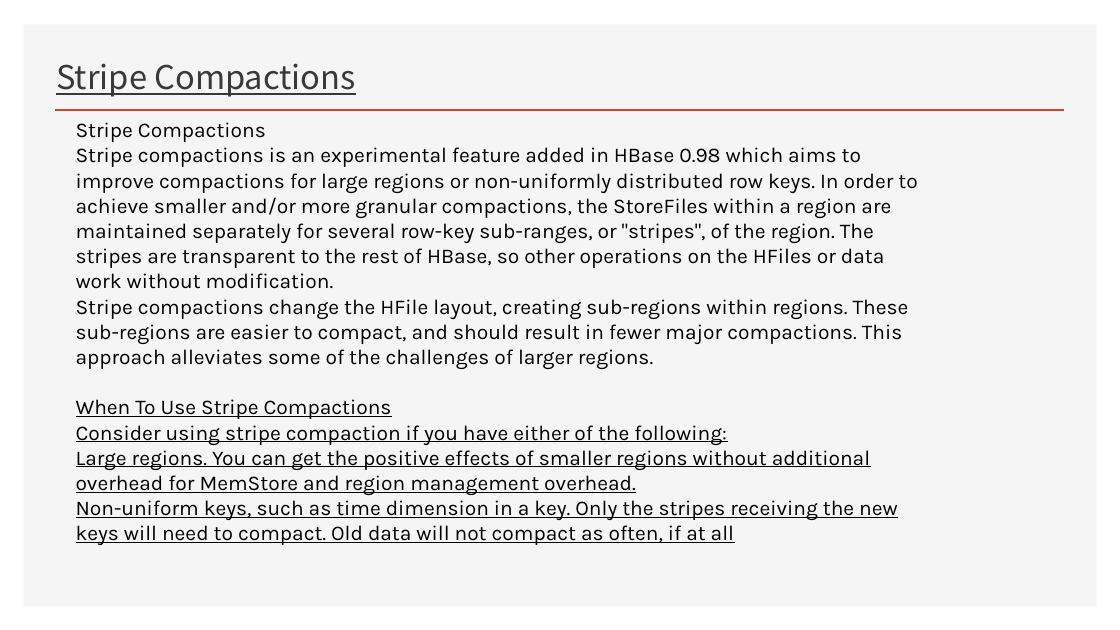
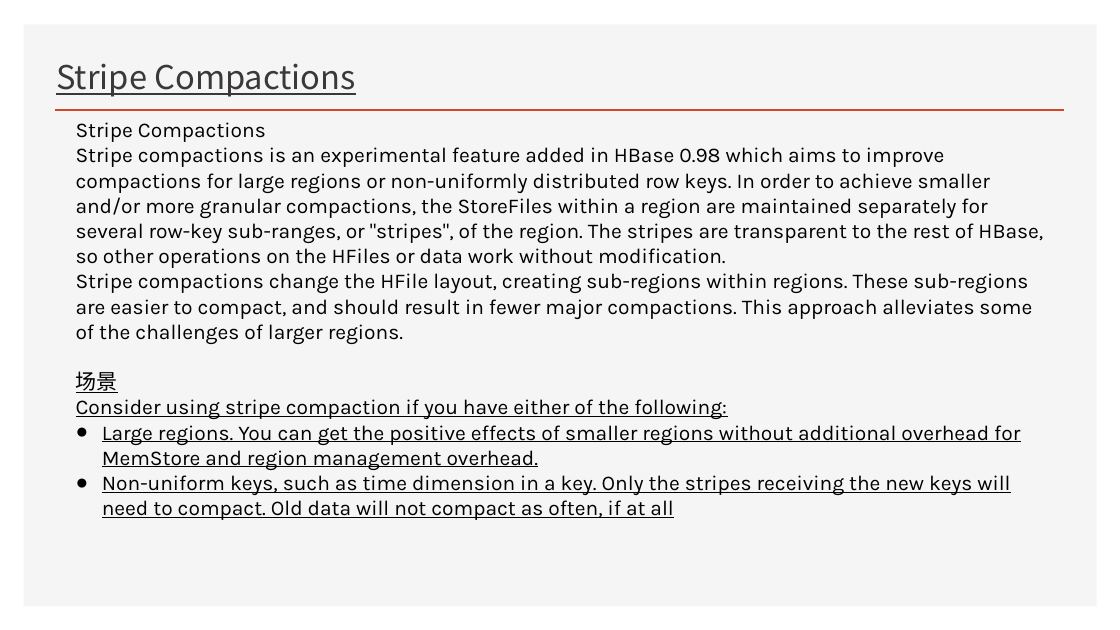
Before and after one commit to Zhangwusheng/Zhangwusheng.github.io, a slide deck: slide 46 of _posts/Hbase基本原理副本.pptx (slide 47 before the commit). Drawn at 1120x630 pixels with LibreOffice and Linux fonts; fonts in the diff are those of the drawing. Boxes give left, top, right and bottom in pixels: in the first picture for what was removed or moved away, otherwise in the second. Text is boxed around its words. In the diff, an @@ line names an element or a change of style, - is before the commit and + after.

```diff
--- a/_posts/Hbase基本原理副本.pptx
+++ b/_posts/Hbase基本原理副本.pptx
@@ text at [76,371,118,393]: text changed @@
-When To Use Stripe Compactions
+场景
@@ text at [102,425,1020,520]: bullet none to ● @@
```
Also in this commit, not shown: 18 other slides changed, 3 slides removed.
